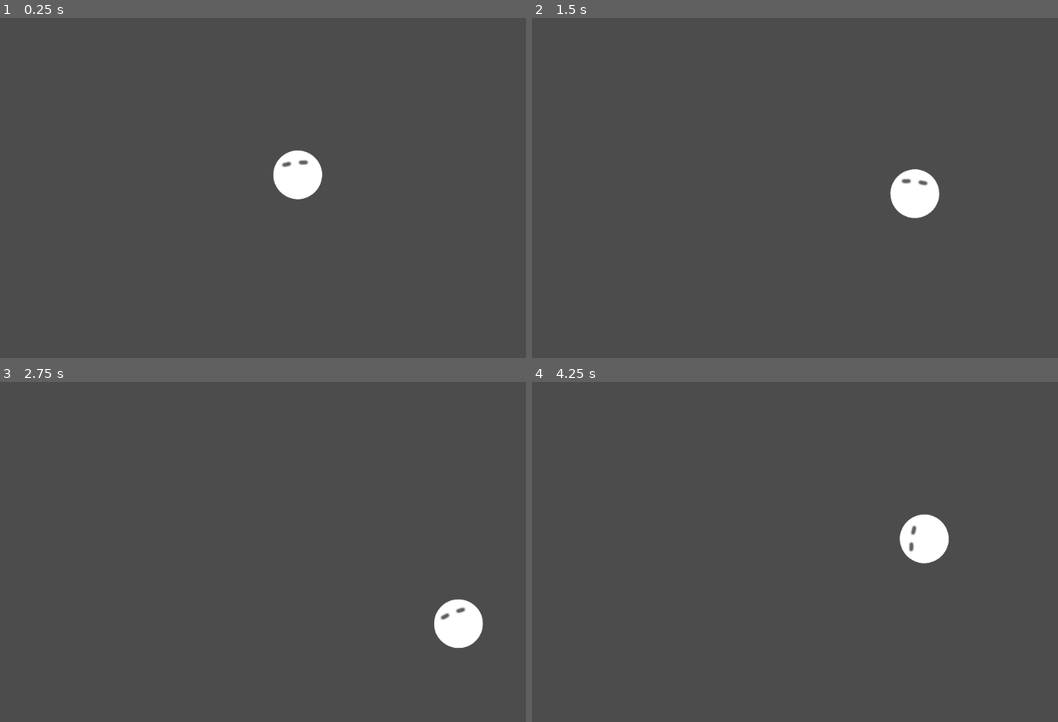
Above: before the commit, frames 1-4 (two rows, left to right).
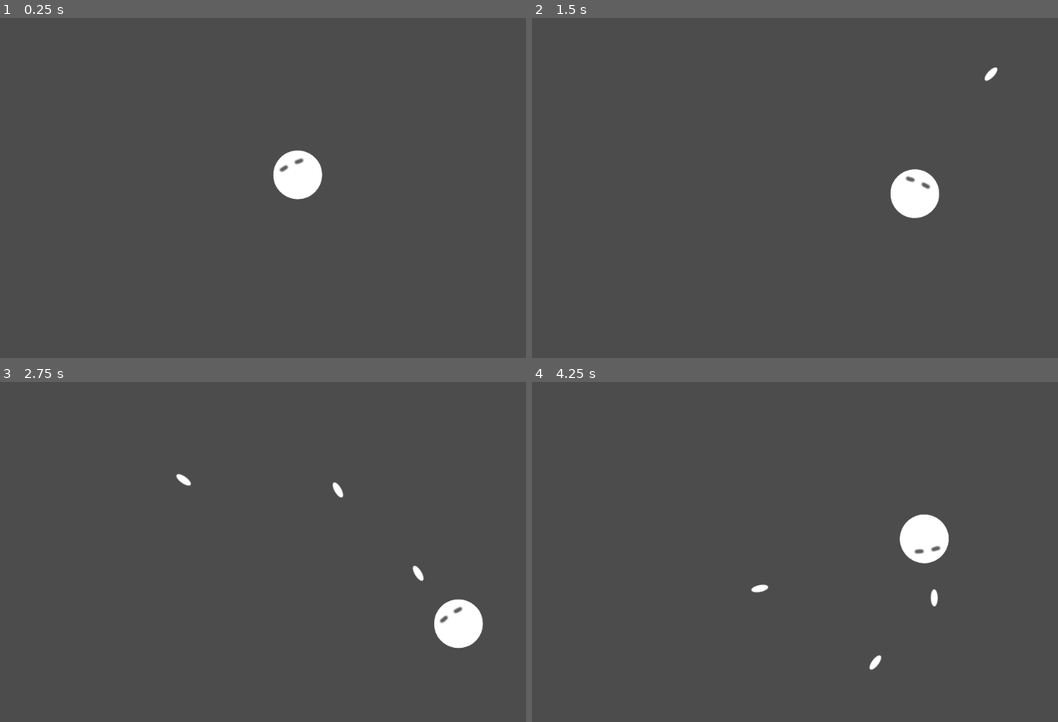
Above: after the commit, the same moments.

Repository: kmltml/gmtk2021
Game: Godot game, scene res://main.tscn
Same seed, same stepped clock (60 frames per second), same inputs: the game is played once before the commit and once after it.
Inputs (mouse positions are in pixels of both pictures, inside the frame that each line leads up to):
- Up to frame 1 (0.25 s): no input
- Up to frame 2 (1.5 s): move the mouse to (952, 171) at 0.52 s; press the mouse at (952, 171) at 0.53 s; hold D (move_right) 0.53-1.28 s; move the mouse to (705, 205) at 1.27 s; release the mouse at (705, 205) at 1.28 s; hold S (move_down) from 1.28 s (still down); click (705, 205) at 1.35 s
- Up to frame 3 (2.75 s): move the mouse to (347, 477) at 2.02 s; release S (move_down) at 2.03 s; press the mouse at (347, 477) at 2.03 s; hold D (move_right) from 2.03 s (still down)
- Up to frame 4 (4.25 s): move the mouse to (795, 620) at 2.77 s; release D (move_right) at 2.78 s; release the mouse at (795, 620) at 2.78 s; hold W (move_up) 2.78-3.53 s; click (795, 620) at 2.85 s; move the mouse to (1000, 603) at 3.52 s; press the mouse at (1000, 603) at 3.53 s; hold A (move_left) from 3.53 s (still down)

The runs differ from the first frame. In frame 1, less than 0.1% of the frame differs, in the area x 52-62%, y 39-54%; in frame 2, 0.1%; in frame 3, 0.2%; in frame 4, 0.3%, in the area x 41-80%, y 38-85%.

Commit message:
Add simple bullets

Diff:
--- /dev/null
+++ b/bullet.gd
@@ -0,0 +1,13 @@
+extends Area2D
+
+export var speed = Vector2(0.0, 1.0)
+
+# Called when the node enters the scene tree for the first time.
+func _ready():
+    pass # Replace with function body.
+
+
+# Called every frame. 'delta' is the elapsed time since the previous frame.
+func _process(delta):
+    self.rotation = atan2(speed.x, -speed.y)
+    self.position += speed * delta
--- /dev/null
+++ b/bullet.tscn
@@ -0,0 +1,18 @@
+[gd_scene load_steps=4 format=2]
+
+[ext_resource path="res://bullet.gd" type="Script" id=1]
+[ext_resource path="res://bullet.png" type="Texture" id=2]
+
+[sub_resource type="CapsuleShape2D" id=1]
+radius = 5.8981
+height = 18.1353
+
+[node name="Area2D" type="Area2D"]
+script = ExtResource( 1 )
+speed = Vector2( -200, -100 )
+
+[node name="CollisionShape2D" type="CollisionShape2D" parent="."]
+shape = SubResource( 1 )
+
+[node name="bullet" type="Sprite" parent="."]
+texture = ExtResource( 2 )
--- a/main.tscn
+++ b/main.tscn
@@ -1,17 +1,17 @@
-[gd_scene load_steps=4 format=2]
+[gd_scene load_steps=5 format=2]
 
 [ext_resource path="res://player.png" type="Texture" id=1]
 [ext_resource path="res://player_movement.gd" type="Script" id=2]
+[ext_resource path="res://player_shoot.gd" type="Script" id=3]
 
 [sub_resource type="CircleShape2D" id=1]
 radius = 41.2699
 
-[node name="Node2D" type="Node2D"]
+[node name="Scene" type="Node2D"]
 
 [node name="RigidBody2D" type="RigidBody2D" parent="."]
 position = Vector2( 523.785, 276.771 )
 script = ExtResource( 2 )
-turn_speed = 1.0
 move_speed = 200.0
 turn_alpha = 0.5
 
@@ -27,3 +27,11 @@
 __meta__ = {
 "_edit_lock_": true
 }
+
+[node name="ShootOrigin" type="Position2D" parent="RigidBody2D"]
+position = Vector2( 0, -48.1629 )
+
+[node name="ShootTimer" type="Timer" parent="RigidBody2D/ShootOrigin"]
+wait_time = 0.3
+script = ExtResource( 3 )
+bullet_speed = Vector2( 0, -560 )
--- /dev/null
+++ b/player_shoot.gd
@@ -0,0 +1,35 @@
+extends Timer
+
+const Bullet = preload("res://bullet.tscn")
+
+export var bullet_speed = Vector2(0.0, 560.0)
+
+var can_shoot = true
+var level
+
+# Called when the node enters the scene tree for the first time.
+func _ready():
+    connect("timeout", self, "on_timeout")
+    level = $"/root/Scene"
+
+
+# Called every frame. 'delta' is the elapsed time since the previous frame.
+func _process(delta):
+    if Input.is_action_just_pressed("shoot") and can_shoot:
+        shoot()
+        start()
+
+func shoot():
+    var bullet = Bullet.instance()
+    bullet.speed = get_parent().global_transform.basis_xform(bullet_speed)
+    bullet.position = get_parent().global_position
+    level.add_child(bullet)
+    can_shoot = false
+
+
+func on_timeout():
+    if Input.is_action_pressed("shoot"):
+        shoot()
+    else:
+        can_shoot = true
+        stop()
--- a/project.godot
+++ b/project.godot
@@ -38,6 +38,12 @@
 move_down={
 "deadzone": 0.5,
 "events": [ Object(InputEventKey,"resource_local_to_scene":false,"resource_name":"","device":0,"alt":false,"shift":false,"control":false,"meta":false,"command":false,"pressed":false,"scancode":83,"unicode":0,"echo":false,"script":null)
+, Object(InputEventKey,"resource_local_to_scene":false,"resource_name":"","device":0,"alt":false,"shift":false,"control":false,"meta":false,"command":false,"pressed":false,"scancode":16777234,"unicode":0,"echo":false,"script":null)
+ ]
+}
+shoot={
+"deadzone": 0.5,
+"events": [ Object(InputEventMouseButton,"resource_local_to_scene":false,"resource_name":"","device":0,"alt":false,"shift":false,"control":false,"meta":false,"command":false,"button_mask":0,"position":Vector2( 0, 0 ),"global_position":Vector2( 0, 0 ),"factor":1.0,"button_index":1,"pressed":false,"doubleclick":false,"script":null)
  ]
 }
 
Binary file added: bullet.png
Not shown, added: bullet.png.import
